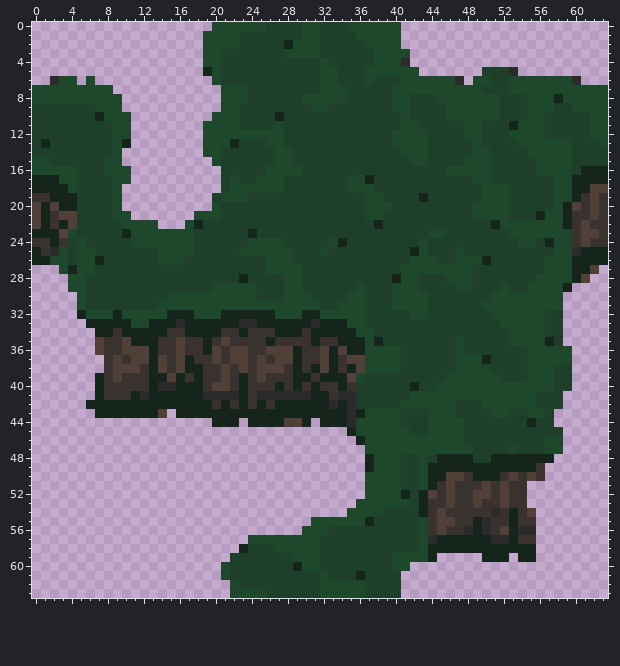
A pixel-art sprite gets an edit: examples/originals/tiles/trees-source.png. Above: the version before the commit.
The file is 64x64 pixels.
Once edited:
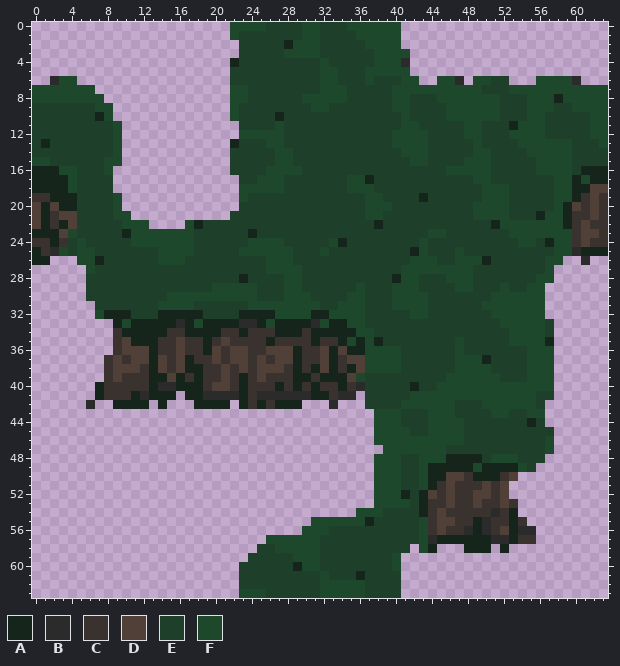
Palette (. is transparent): A #15251c  B #2c2b2b  C #39322f  D #514038  E #1e402a  F #1e482c
What changed:
Changed rows in their new state; - is an unchanged pixel.
first column x 0:
 0 --------------------..----------------------------------------
 1 -------------------...----------------------------------------
 2 -------------------....---------------------------------------
 3 -------------------....---------------------------------------
 4 -------------------...A---------------------------------------
 5 -------------------...--------------------.-------....--------
 6 ------.-------------..---------------------..--------...------
 7 -------..------------.----------------------------------------
 8 --------..-----------.----------------------------------------
 9 ---------.-----------.----------------------------------------
10 ---------..---------..----------------------------------------
11 ----------.--------....---------------------------------------
12 ----------.--------....---------------------------------------
13 ----------.--------...----------------------------------------
14 -------------------...----------------------------------------
15 --------------------..----------------------------------------
16 AAA------..----------.----------------------------------------
17 ---A-----..----------..--------------------------------------F
18 ---------.-----------..---------------------------------------
19 --------------------...---------------------------------------
20 --------------------...---------------------------------------
21 ------------------....----------------------------------------
22 -------------.------------------------------------------------
first column x 2:
26 ...------------------------------------------------------..B..
27 -...----------------------------------------------------.....-
28 --..----------------------------------------------------....--
29 --..---------------------------------------------------...----
30 ---.---------------------------------------------------..-----
31 ---..-----------EEEEEE---------------------------------..-----
32 ---..-A-AEEEA---AEEEE-------F-A------------------------..-----
33 ----...-FAA-----F-------F-----F-------------------------.-----
34 -----..-------------------------------------------------.-----
35 -----..--------------------------F----------------------.-----
36 -----..-------------------------------------------------..----
37 --------------------------------------------------------..----
38 --------------------------------------------------------..----
39 -----.--------------------------------------------------..----
40 ----------------------------------B---------------------..----
41 --------------.-------------------.---------------------.-----
42 ----B..----.-...--A-.-------...-...--------------------..-----
43 -----........-......................-------------------.------
44 ------------------...-.......-......-------------------.------
45 ---------------------------------...--------------------.-----
46 ----------------------------------..--------------------.-----
47 -----------------------------------..-------EEE----E----.-----
48 -----------------------------------.------FF---A-FFFEEE.------
49 -----------------------------------.-----------F----FE.-------
50 -----------------------------------.----------------...-------
51 -----------------------------------.---------------..---------
52 -----------------------------------.---------------..---------
53 ----------------------------------..----------------.---------
54 ---------------------------------.------------------..--------
55 -----------------------------------------------------.--------
57 ----------------------..--------------------------------------
58 ---------------------..-----------------.--...---.-...--------
59 --------------------..-----------------....-----...-..--------
60 -------------------..------------------.----------------------
61 -------------------..-----------------------------------------
62 --------------------.-----------------------------------------
63 --------------------.-----------------------------------------
